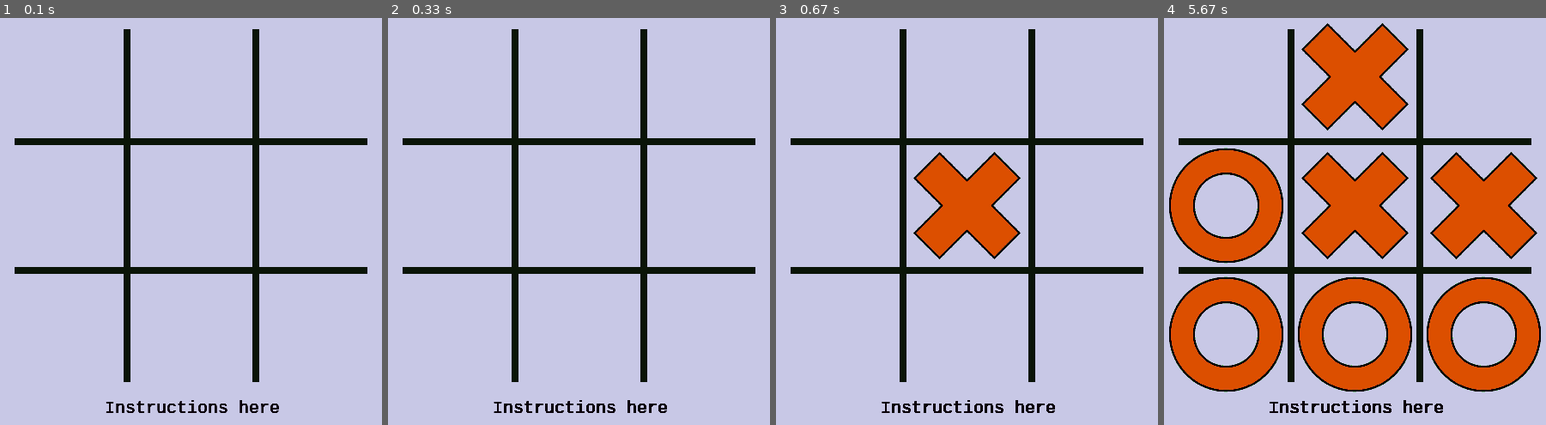
Above: before the commit, frames 1-4 (left to right).
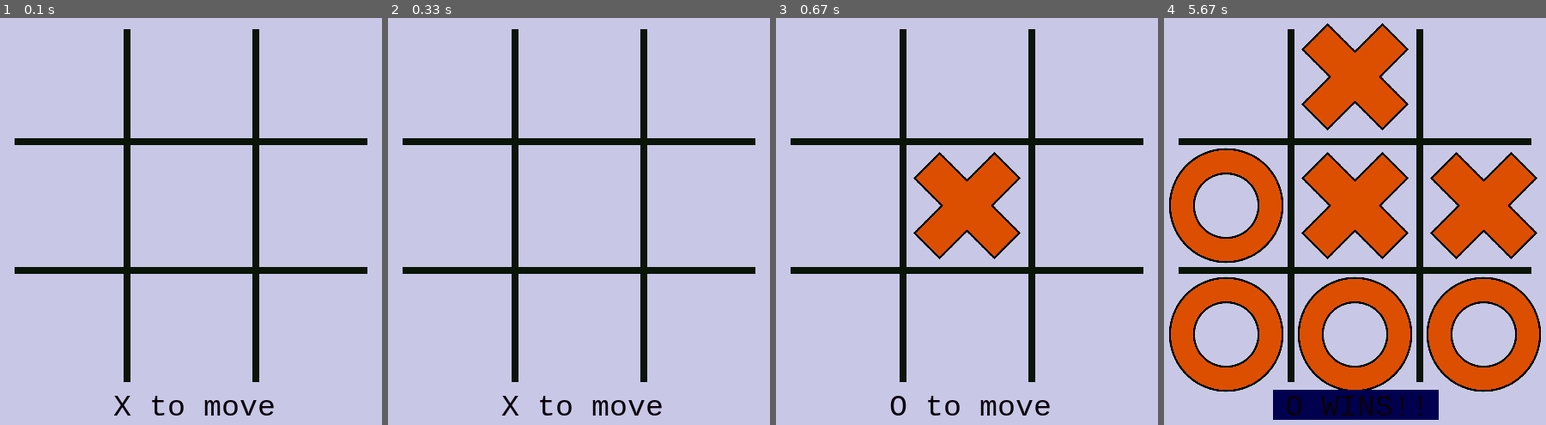
Above: after the commit, the same moments.

Repository: Codeit-Michael/TicTacToe-Game
Game: pygame game, started from tictactoe.py
Same seed, same stepped clock (60 frames per second), same inputs: the game is played once before the commit and once after it.
Inputs (mouse positions are in pixels of both pictures, inside the frame that each line leads up to):
- Up to frame 1 (0.1 s): no input
- Up to frame 2 (0.33 s): no input
- Up to frame 3 (0.67 s): click (967, 225) at 0.38 s
- Up to frame 4 (5.67 s): click (1263, 229) at 0.72 s; click (1412, 74) at 1.05 s; click (1496, 376) at 1.38 s; click (1362, 83) at 1.72 s; click (1335, 339) at 2.05 s; click (1343, 152) at 2.38 s; click (1301, 140) at 2.72 s; click (1454, 188) at 3.05 s; click (1473, 217) at 3.38 s; click (1435, 152) at 3.72 s; click (1240, 144) at 4.05 s; click (1370, 209) at 4.38 s; click (1240, 201) at 4.72 s; click (1297, 351) at 5.05 s; click (1236, 384) at 5.38 s

The runs differ from the first frame. In frame 1, 0.9% of the frame differs, in the area x 27-74%, y 92-98%; in frame 2, 0.8%; in frame 3, 0.8%; in frame 4, 3.1%, in the area x 27-74%, y 91-99%.

Commit message:
add interface config

Diff:
--- a/tictactoe.py
+++ b/tictactoe.py
@@ -15,8 +15,11 @@
 
 class TicTacToe():
 
-	def __init__(self, cell_size):
+	def __init__(self, cell_size, table_length):
 		self.cell_size = cell_size
+		self.table_length = table_length
+		self.table_space = 20
+
 		self.player = "X"
 		self.winner = None
 		self.taking_move = True
@@ -30,25 +33,25 @@
 		self.background_color = (200, 200, 230)
 		self.table_color = (10, 20, 7)
 		self.line_color = (190, 0, 10)
-		self.font = pygame.font.SysFont("Courier New", 20)
+		self.game_over_color = (0, 0, 79)
+		self.font = pygame.font.SysFont("Courier New", 35)
 		self.FPS = pygame.time.Clock()
-
-
-	def draw_table(self):
-		# draw this part w/ math
-		r1 = pygame.draw.line(screen, self.table_color, [20, 150], [430, 150], 8)
-		r2 = pygame.draw.line(screen, self.table_color, [20, 300], [430, 300], 8)
-		c1 = pygame.draw.line(screen, self.table_color, [150, 20], [150, 430], 8)
-		c2 = pygame.draw.line(screen, self.table_color, [300, 20], [300, 430], 8)
-		instructions = self.font.render('Instructions here', True, (10,0,10))
-		screen.blit(instructions,(125,450))
 
 
 	def _change_player(self):
 		self.player = "O" if self.player == "X" else "X"
 
 
-	def draw_char(self, x, y, player):
+	def _draw_table(self):
+		tb_space_point = (self.table_space, self.table_length - self.table_space)
+		cell_space_point = (self.cell_size, self.cell_size * 2)
+		r1 = pygame.draw.line(screen, self.table_color, [tb_space_point[0], cell_space_point[0]], [tb_space_point[1], cell_space_point[0]], 8)
+		c1 = pygame.draw.line(screen, self.table_color, [cell_space_point[0], tb_space_point[0]], [cell_space_point[0], tb_space_point[1]], 8)
+		r2 = pygame.draw.line(screen, self.table_color, [tb_space_point[0], cell_space_point[1]], [tb_space_point[1], cell_space_point[1]], 8)
+		c2 = pygame.draw.line(screen, self.table_color, [cell_space_point[1], tb_space_point[0]], [cell_space_point[1], tb_space_point[1]], 8)
+
+
+	def _draw_char(self, x, y, player):
 		if self.player == "O":
 			img = pygame.image.load("images/Tc-O.png")
 		elif self.player == "X":
@@ -57,42 +60,67 @@
 		screen.blit(img, (x * self.cell_size, y * self.cell_size, self.cell_size, self.cell_size))
 
 
-	def move(self, pos):
+	def _pattern_strike(self, pattern_list):
+		print(pattern_list)
+		# plan this:
+		# getting each cell using pattern_list
+		# get each cell's center
+		# create a line with those centers
+
+
+	def _move(self, pos):
 		x, y = pos[0] // self.cell_size, pos[1] // self.cell_size
 		if self.table[x][y] == "-":
 			self.table[x][y] = self.player
-			self.draw_char(x,y,self.player)
+			self._draw_char(x,y,self.player)
 
 
 	def _message(self):
 		if self.winner is not None:
-			print(f"{self.winner} wins!!")
+			screen.fill(self.game_over_color, (130, 440, 193, 35))
+			msg = self.font.render(f'{self.winner} WINS!!', True, (10,0,10))
+			screen.blit(msg,(144,440))
 		elif not self.taking_move:
-			print("Draw!!")
-
+			screen.fill(self.game_over_color, (130, 440, 193, 35))
+			instructions = self.font.render('DRAW!!', True, (10,0,10))
+			screen.blit(instructions,(165,440))
+		else:
+			screen.fill(self.background_color, (135, 445, 188, 25))
+			instructions = self.font.render(f'{self.player} to move', True, (10,0,10))
+			screen.blit(instructions,(135,440))
 
 	def _game_check(self):
 		# vertical check
-		for col in self.table:
+		for x_index, col in enumerate(self.table):
 			win = True
-			for content in col:
+			pattern_list = []
+			for y_index, content in enumerate(col):
 				if content != self.player:
 					win = False
 					break
+				else:
+					pattern_list.append((x_index, y_index))
 			if win == True:
+				self._pattern_strike(pattern_list)
 				self.winner = self.player
+				self.taking_move = False
 				self._message()
 				break
 
 		# horizontal check
 		for row in range(len(self.table)):
 			win = True
+			pattern_lists = []
 			for col in range(len(self.table)):
 				if self.table[col][row] != self.player:
 					win = False
 					break
+				else:
+					pattern_list.append((col, row))
 			if win == True:
+				self._pattern_strike(pattern_list)
 				self.winner = self.player
+				self.taking_move = False
 				self._message()
 				break
 
@@ -103,7 +131,9 @@
 				win = False
 				break
 		if win == True:
+			self._pattern_strike(pattern_list = [(0,0),(1,1),(2,2)])
 			self.winner = self.player
+			self.taking_move = False
 			self._message()
 
 		# right diagonal check
@@ -113,7 +143,9 @@
 				win = False
 				break
 		if win == True:
+			self._pattern_strike(pattern_list = [(2,0),(1,1),(0,2)])
 			self.winner = self.player
+			self.taking_move = False
 			self._message()
 
 		# blank table cells check
@@ -129,16 +161,16 @@
 
 	def main(self):
 		screen.fill(self.background_color)
+		self._draw_table()
 		while self.running:
-			self.draw_table()
-			mx, my = pygame.mouse.get_pos()
+			self._message()
 			for self.event in pygame.event.get():
 				if self.event.type == pygame.QUIT:
 					self.running = False
 
 				if self.event.type == pygame.MOUSEBUTTONDOWN:
 					if self.taking_move:
-						self.move(self.event.pos)
+						self._move(self.event.pos)
 						self._game_check()
 						self._change_player()
 
@@ -146,5 +178,7 @@
 			self.FPS.tick(60)
 
 
-f = TicTacToe(cell_size)
-f.main()
+
+if __name__ == "__main__":
+	g = TicTacToe(cell_size, window_size[0])
+	g.main()
